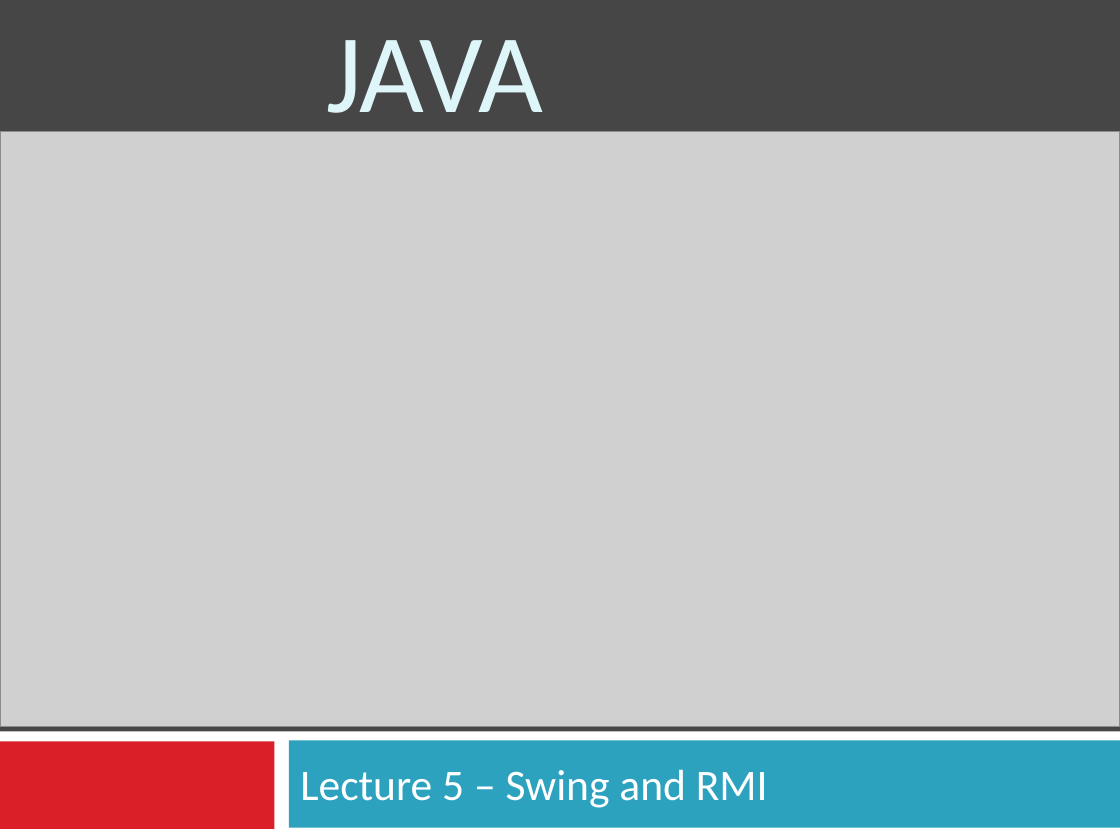
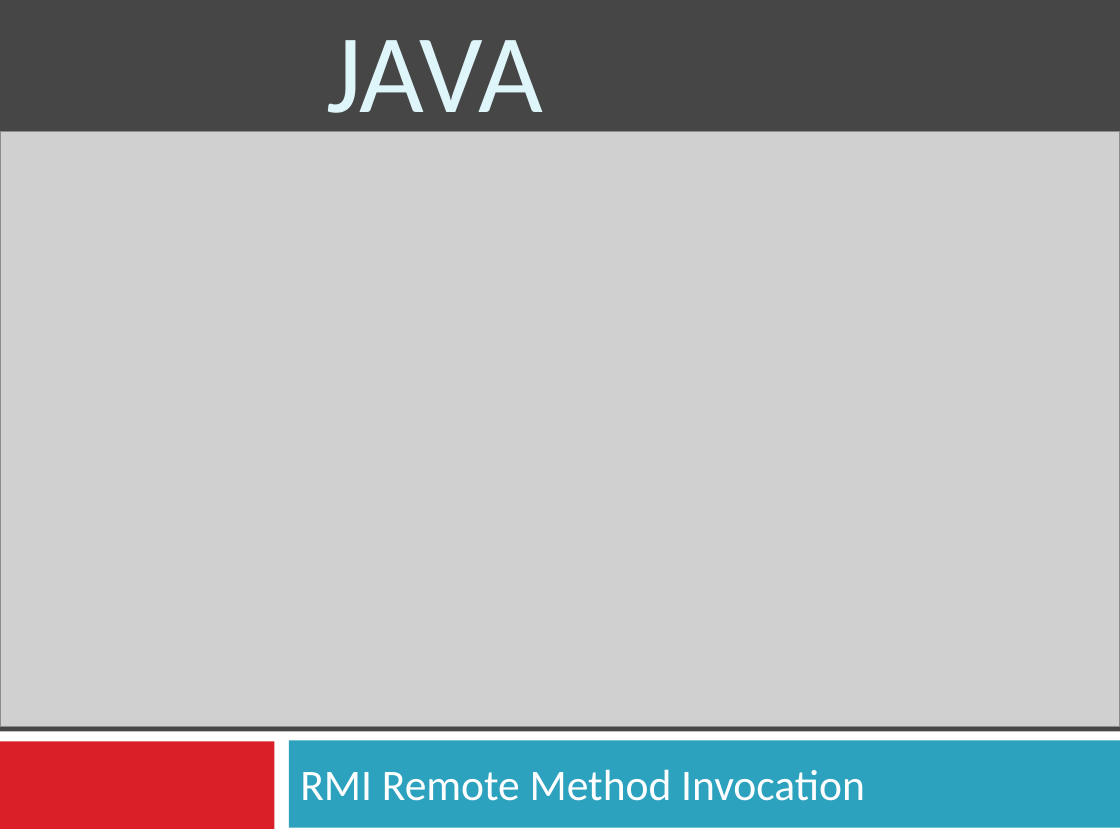
Before and after one commit to gareththomasnz/JAVAEE_Asst2, a slide deck: slide 1 of Documents/Week 6/RMI.pptx. Drawn at 1120x840 pixels with LibreOffice and Linux fonts; fonts in the diff are those of the drawing; grey boxes stand for pictures. Boxes give left, top, right and bottom in pixels: in the first picture for what was removed or moved away, otherwise in the second. Text is boxed around its words. In the diff, an @@ line names an element or a change of style, - is before the commit and + after.

```diff
--- a/Documents/Week 6/RMI.pptx
+++ b/Documents/Week 6/RMI.pptx
@@ subtitle at <box>300,769,865,801</box>: text changed @@
-Lecture 5 – Swing and RMI
+RMI Remote Method Invocation
```
Also in this commit, not shown: 8 other files.
